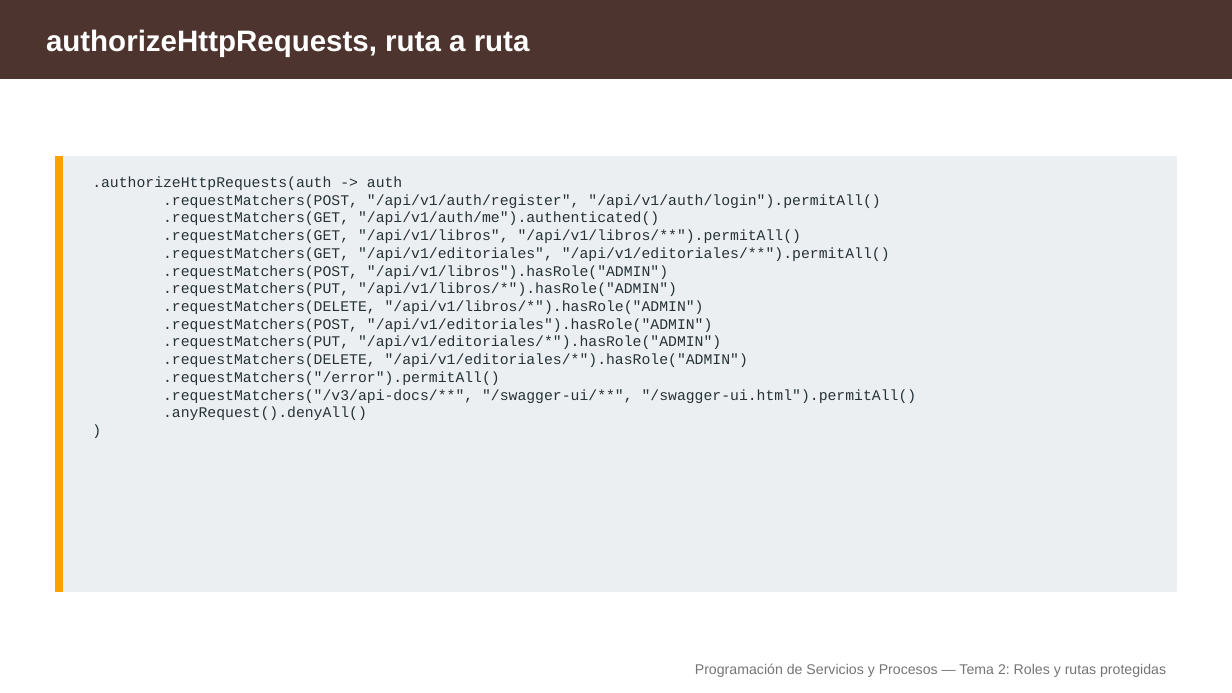
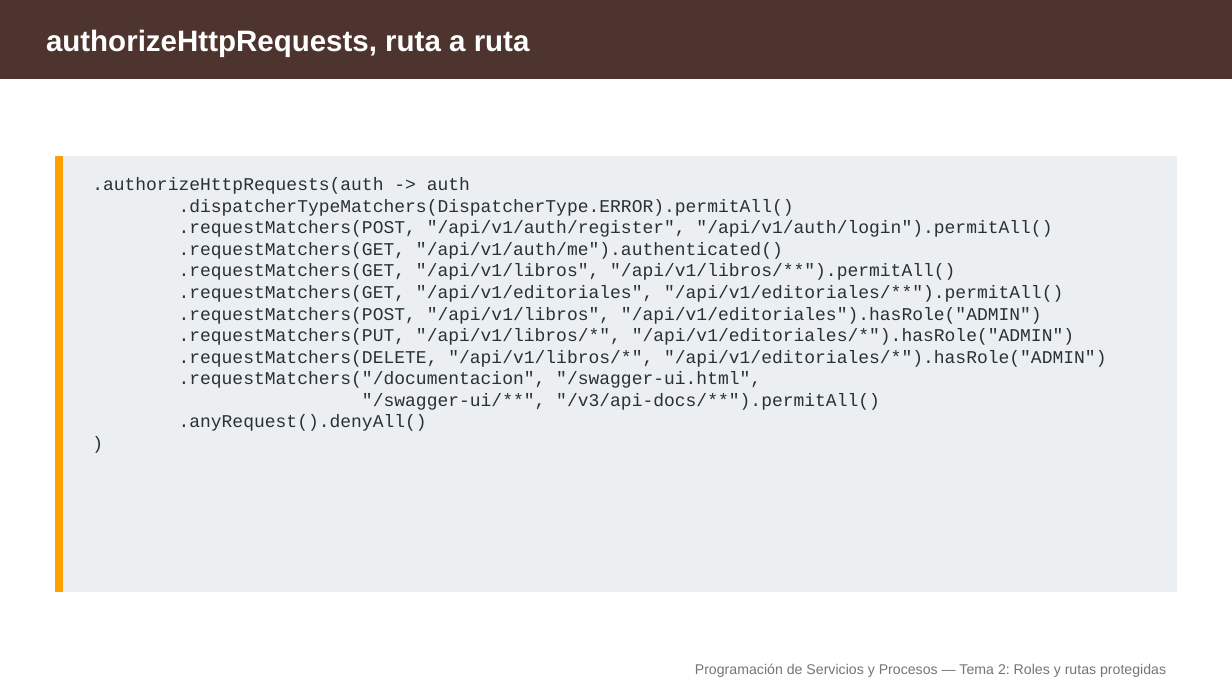
Before and after one commit to aitorventura/programacion-servicios-procesos, a slide deck: slide 5 of docs/tema2/diapositivas/roles-y-rutas-protegidas.pptx (slide 4 before the commit). Drawn at 1232x693 pixels with LibreOffice and Linux fonts; fonts in the diff are those of the drawing. Boxes give left, top, right and bottom in pixels: in the first picture for what was removed or moved away, otherwise in the second. Text is boxed around its words. In the diff, an @@ line names an element or a change of style, - is before the commit and + after.

```diff
--- a/docs/tema2/diapositivas/roles-y-rutas-protegidas.pptx
+++ b/docs/tema2/diapositivas/roles-y-rutas-protegidas.pptx
@@ text at (92, 178, 1063, 431): size 11.5 to 14 pt in ".authorizeHttpRequests(auth -> auth", ".requestMatchers(POST, "/api/v1/auth/register", "/api/v1/aut ...", ".requestMatchers(GET, "/api/v1/auth/me").authenticated()", ".requestMatchers(GET, "/api/v1/libros", "/api/v1/libros/**") ..." and 3 more places @@
@@ text at (179, 199, 794, 216): paragraph added @@
+.dispatcherTypeMatchers(DispatcherType.ERROR).permitAll()
@@ text at (179, 307, 1106, 410): text changed; size 11.5 to 14 pt @@
-.requestMatchers(POST, "/api/v1/libros").hasRole("ADMIN")
-.requestMatchers(PUT, "/api/v1/libros/*").hasRole("ADMIN")
-.requestMatchers(DELETE, "/api/v1/libros/*").hasRole("ADMIN")
-.requestMatchers(POST, "/api/v1/editoriales").hasRole("ADMIN")
-.requestMatchers(PUT, "/api/v1/editoriales/*").hasRole("ADMIN")
-.requestMatchers(DELETE, "/api/v1/editoriales/*").hasRole("ADMIN")
-.requestMatchers("/error").permitAll()
-.requestMatchers("/v3/api-docs/**", "/swagger-ui/**", "/swagger-ui.html").permitAll()
+.requestMatchers(POST, "/api/v1/libros", "/api/v1/editoriales").hasRole("ADMIN")
+.requestMatchers(PUT, "/api/v1/libros/*", "/api/v1/editoriales/*").hasRole("ADMIN")
+.requestMatchers(DELETE, "/api/v1/libros/*", "/api/v1/editoriales/*").hasRole("ADMIN")
+.requestMatchers("/documentacion", "/swagger-ui.html",
+"/swagger-ui/**", "/v3/api-docs/**").permitAll()
```
Also in this commit, not shown: 17 other slides changed, 3 slides removed, 4 other files.
